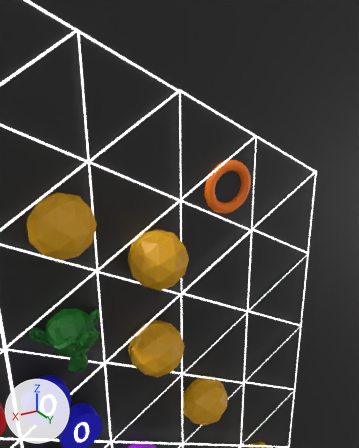
Two versions of the Blender file Assets/gameboard.blend, one commit apart.
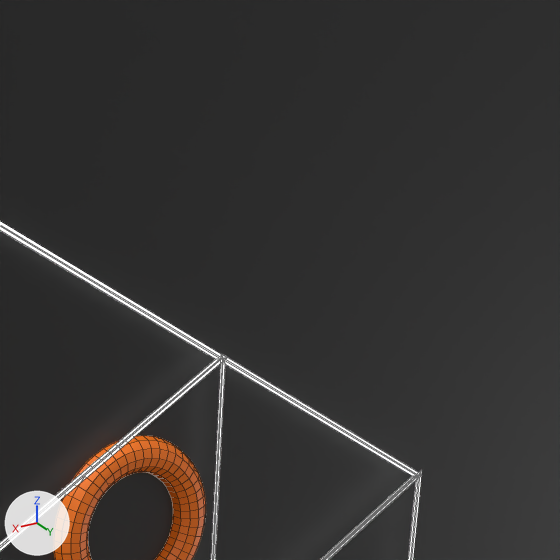
There are two pictures of each version: one from a 50 mm camera at (1.54, 11.3, 10.83) aimed at (-5.9, -1.1, 4.63), one close up on the part from 52% to 100% of the width and 6% to 44% of the height. The axes (+X, +Y, +Z) are drawn at lower left. The lights are the same throughout. The close-ups show mesh edges as thin lines.

The older version as bpy lines, for what is in view:
```python
me_circle_134 = bpy.data.meshes.new('Circle.134')
me_circle_134.from_pydata(...)  # 12 vertices, 12 faces; spans x -1.78..1.78, y -1.03..2.06, z -0.01..0.0
me_circle_134.materials.append(mat_material_023)  # white #fcfcfd
me_cube_003 = bpy.data.meshes.new('Cube.003')
me_cube_003.from_pydata(...)  # a box spanning x -1.0..1.0, y -1.0..1.0, z -1.0..1.0
me_cube_003.materials.append(mat_material_010)  # black #262626
ob_circle_042 = bpy.data.objects.new('Circle.042', me_circle_134)
ob_circle_042.location = (-6.04, 0.13, 7.46)
ob_circle_042.rotation_euler = (1.592, -2.618, 3.131)  # degrees (91, -150, 179)
ob_circle_042.scale = (0.859, 0.859, 1.04)
ob_circle_047 = bpy.data.objects.new('Circle.047', me_circle_134)
ob_circle_047.location = (-8.63, 0.15, 5.97)
ob_circle_047.rotation_euler = (1.592, -2.618, 3.131)  # degrees (91, -150, 179)
ob_circle_047.scale = (0.859, 0.859, 1.04)
ob_cube_002 = bpy.data.objects.new('Cube.002', me_cube_003)
ob_cube_002.location = (0.66, -0.99, -0.45)
ob_cube_002.rotation_euler = (4.706, 3.144, 0.0)  # degrees (270, 180, 0)
ob_cube_002.scale = (-42.0, -32.3, 1.0)
# also in view: 'WH3b' at (-6.92, -0.01, 6.0)
```
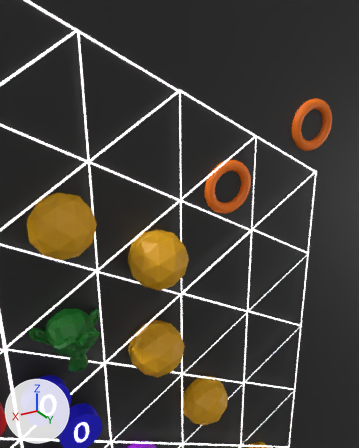
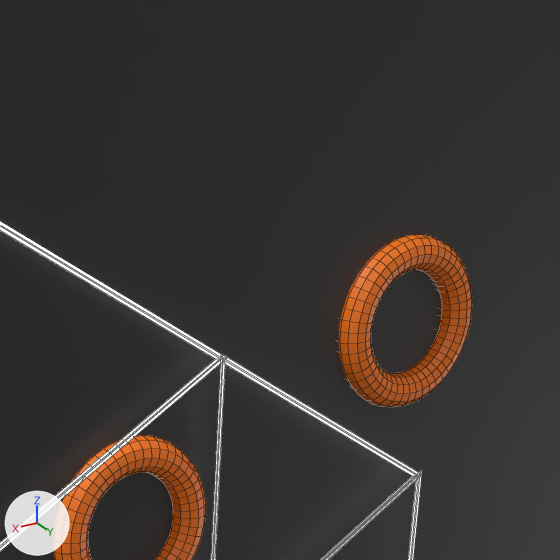
Pixel boxes [x1, y1, x2, y2] of what changed, in the close-ups (560 x 560 px):
'WH3b.001', added
    after: [339, 235, 472, 407]

Diff of the bpy script that builds the scene:
```diff
--- a/Assets/gameboard.blend.py
+++ b/Assets/gameboard.blend.py
@@ mat_material_001 @@
+mat_material_001 = principled_material('Material.001')
+mat_material_001.base_color = (1.0, 0.198, 0.00638)  # orange #ff7b13
@@ me_torus_003 @@
+me_torus_003.from_pydata(...)  # a torus around z (ring radius 1.0, tube radius 0.25) spanning x -1.25..1.25, y -1.25..1.25, z -0.25..0.25
+me_torus_003.materials.append(mat_material_001)  # orange #ff7b13
@@ ob_wh3b_001 @@
+ob_wh3b_001 = bpy.data.objects.new('WH3b.001', me_torus_003)
+ob_wh3b_001.location = (-10.11, -0.01, 7.5)
+ob_wh3b_001.rotation_euler = (4.706, 3.136, -0.000763)  # degrees (270, 180, -0)
+ob_wh3b_001.scale = (0.661, 0.661, 0.661)
```
